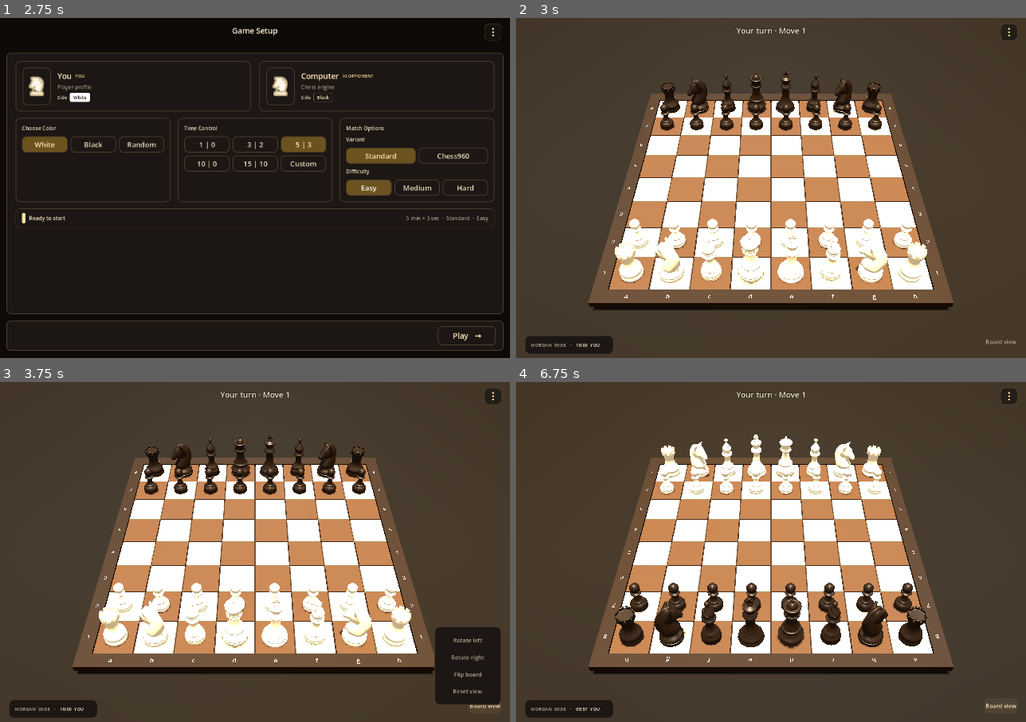
Above: before the commit, frames 1-4 (two rows, left to right).
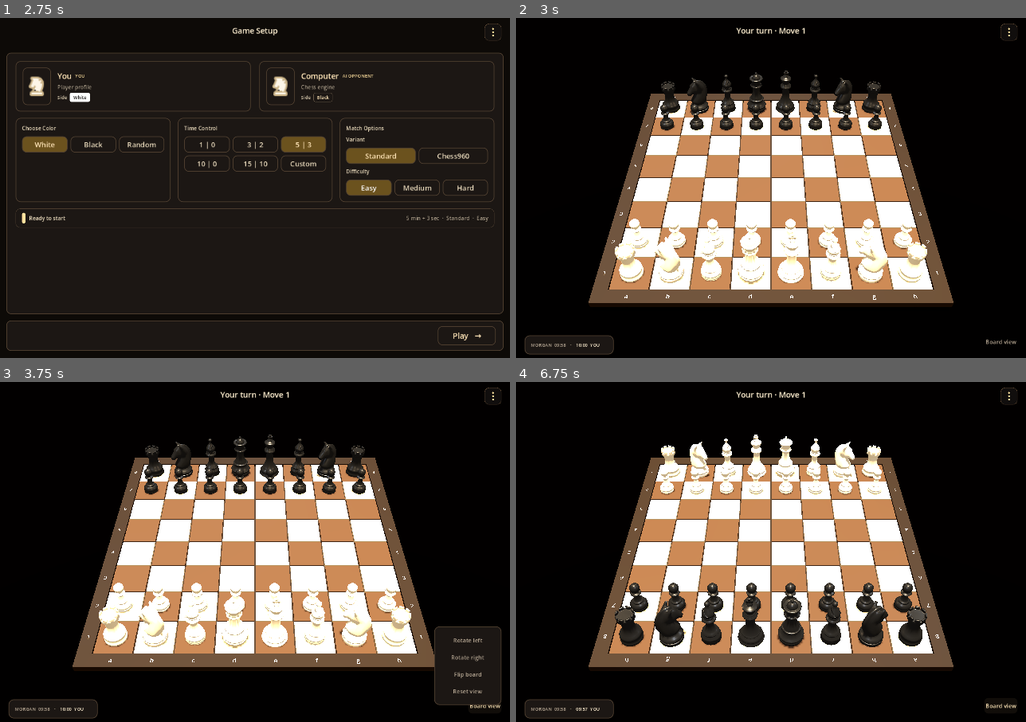
Above: after the commit, the same moments.

Repository: shedrackgodstime/chess-relay
Game: Godot game, scene res://src/ui/app/app_root.tscn
The game is run twice, just before and just after one commit, with the same random seed, the same clock (stepped at 60 frames per second) and the same inputs.
Inputs:
- Up to frame 1 (2.75 s): click "Vs computer" at 0.5 s; click "Easy" at 1.25 s; click "Easy" at 2 s
- Up to frame 2 (3 s): click "Play →" at 2.75 s
- Up to frame 3 (3.75 s): click "Board view" at 3.5 s
- Up to frame 4 (6.75 s): click "Rotate left" at 4.25 s; click "Rotate right" at 5 s; click "Flip board" at 5.75 s; click "Board view" at 6.5 s

Frame 1 is identical in both runs. In frame 2, 60% of the frame differs, in the area x 0-100%, y 0-100%; in frame 3, 57%; in frame 4, 60%.

Commit message:
checkpoint

Diff:
--- a/godot/src/game/pieces/piece_black_material.tres
+++ b/godot/src/game/pieces/piece_black_material.tres
@@ -2,6 +2,6 @@
 
 [resource]
 resource_name = "ChessPieceBlack"
-albedo_color = Color(0.13, 0.105, 0.09, 1)
+albedo_color = Color(0.105, 0.11, 0.12, 1)
 metallic = 0.06
-roughness = 0.38
+roughness = 0.32
--- a/godot/src/ui/screens/game/game_screen.tscn
+++ b/godot/src/ui/screens/game/game_screen.tscn
@@ -14,8 +14,10 @@
 tonemap_mode = 2
 
 [sub_resource type="StandardMaterial3D" id="GroundMaterial"]
-albedo_color = Color(0.055, 0.043, 0.035, 1)
-roughness = 0.92
+albedo_color = Color(0.022, 0.016, 0.012, 1)
+metallic = 0.0
+roughness = 1.0
+specular_mode = 2
 
 [sub_resource type="PlaneMesh" id="GroundMesh"]
 material = SubResource("GroundMaterial")
